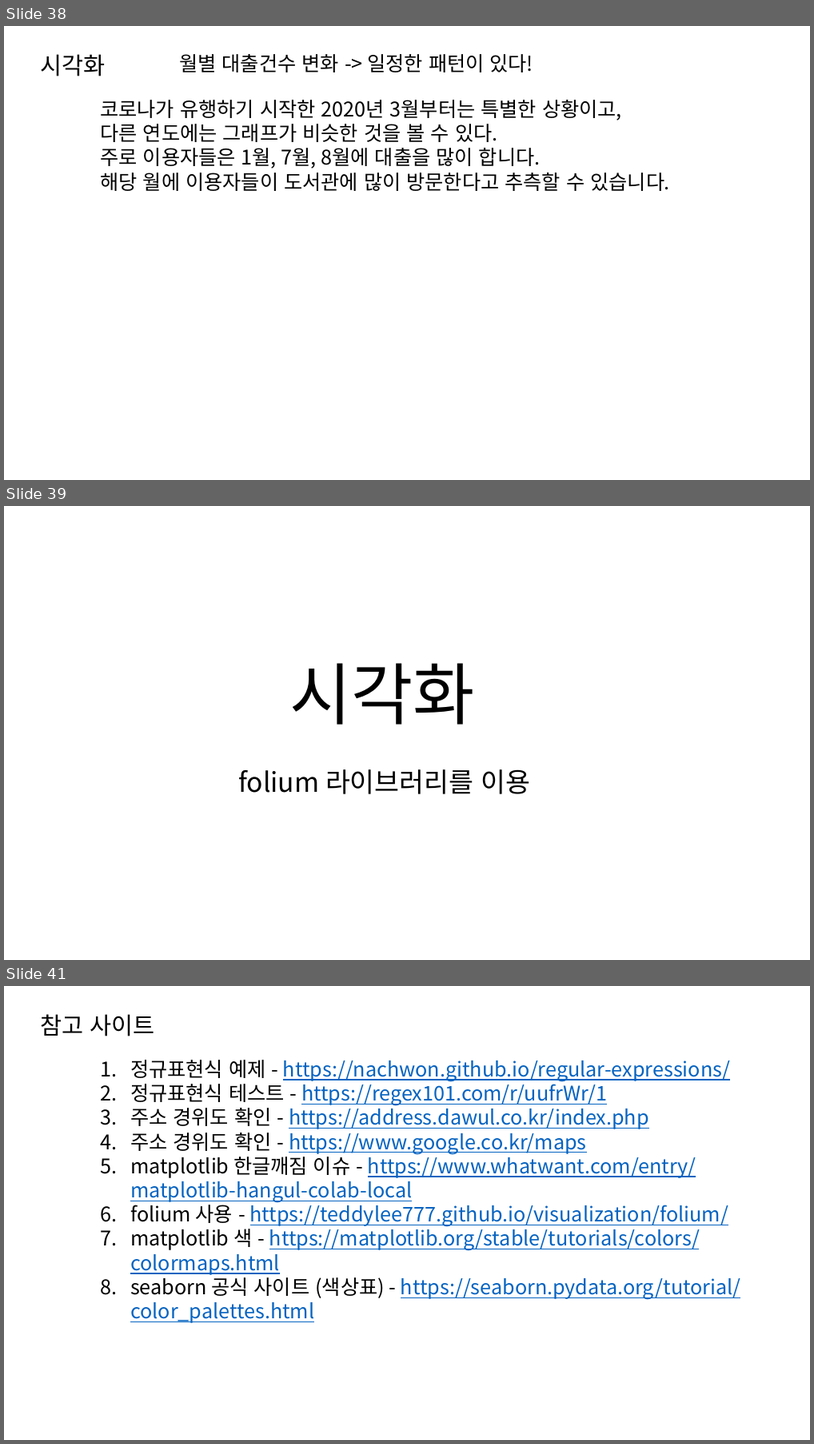
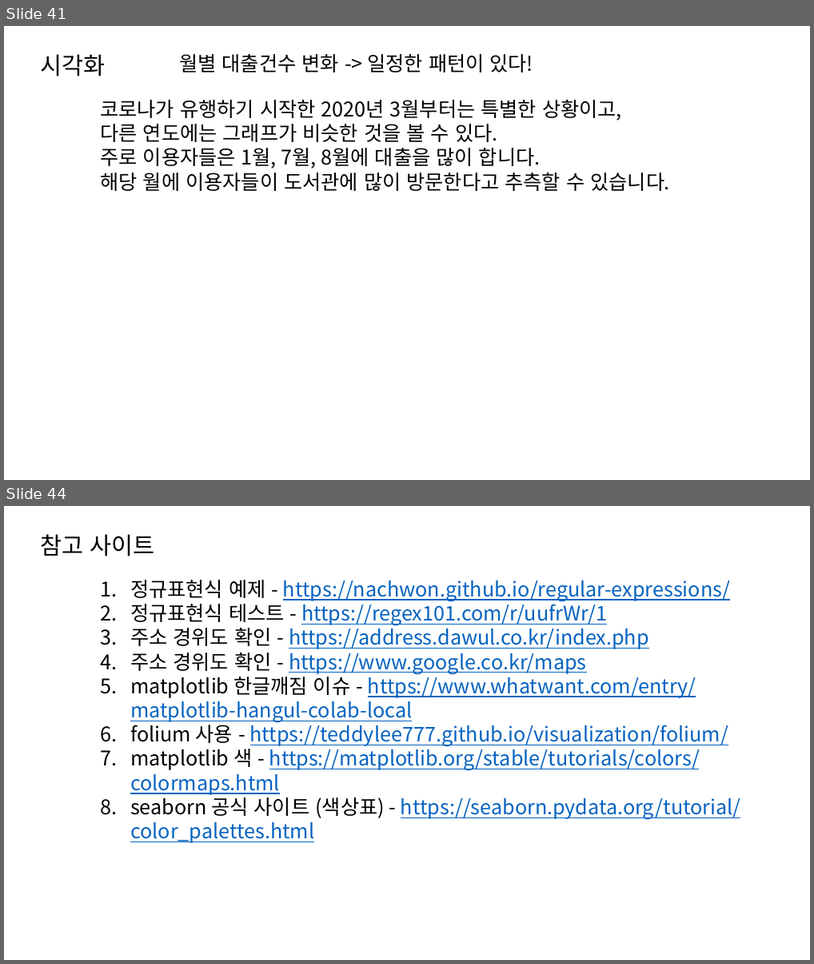
Before and after one commit to dev-hw/SeSAC-live_map, a slide deck: 230810.pptx. Shown one above the other, each under a label of ours: slides 38, 39 and 41 before the commit, slides 41 and 44 after it; the slides between them are not shown. The pictures are 814x1444 and 814x964 pixels, drawn with LibreOffice and Linux fonts; fonts in the diff are those of the drawing. Boxes give left, top, right and bottom in pixels: in the first picture for what was removed or moved away, otherwise in the second. Text is boxed around its words. In the diff, an @@ line names an element or a change of style, - is before the commit and + after.

```diff
--- a/230810.pptx
+++ b/230810.pptx
@@ slide 39 removed at [4, 506, 810, 960], background #FFFFFF @@
@@ text removed at [290, 663, 475, 724] @@
-시각화
@@ text removed at [238, 769, 531, 794] @@
-folium 라이브러리를 이용
@@ what was slide 38 is now slide 41 @@
@@ what was slide 41 is now slide 44 @@
```
Also in this commit, not shown: 3 slides changed, 4 slides added, 3 other files.
